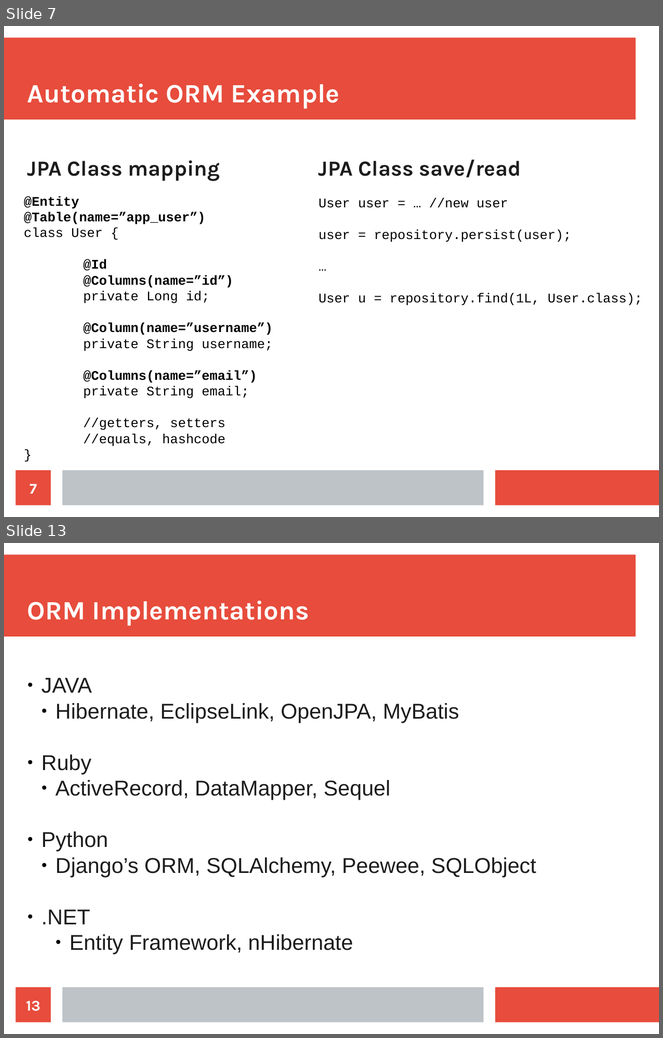
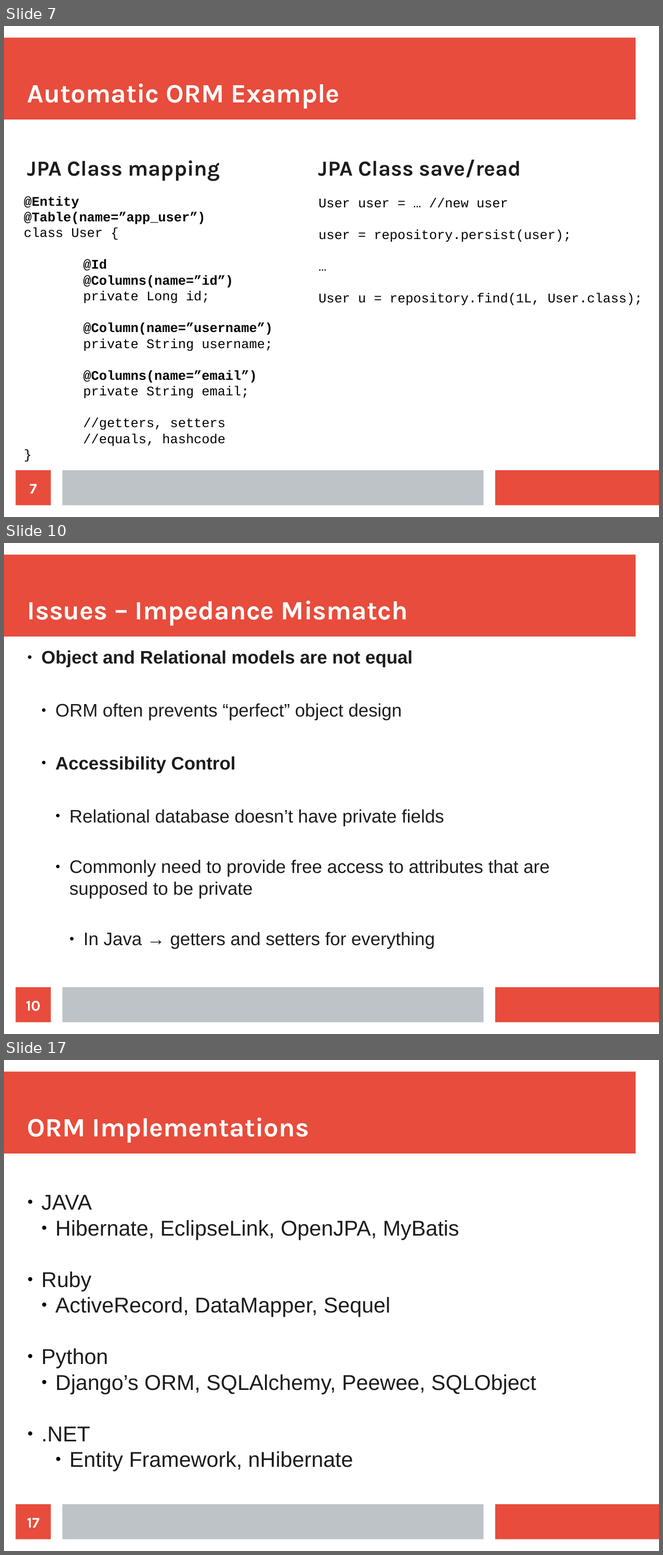
Before and after one commit to maxotta/pia-labs, a slide deck: lectures/persistence.odp. Shown one above the other, each under a label of ours: slides 7 and 13 before the commit, slides 7, 10 and 17 after it; the slides between them are not shown. The pictures are 663x1038 and 663x1555 pixels, drawn with LibreOffice and Linux fonts; fonts in the diff are those of the drawing. Boxes give left, top, right and bottom in pixels: in the first picture for what was removed or moved away, otherwise in the second. Text is boxed around its words. In the diff, an @@ line names an element or a change of style, - is before the commit and + after.

```diff
--- a/lectures/persistence.odp
+++ b/lectures/persistence.odp
@@ slide 10 added at <box>4,543,659,1034</box>, background #FFFFFF; not listed: 3 template elements that a slide beside it also shows @@
@@ title added at <box>27,601,408,626</box>, 32 pt, text #FFFFFF, bold @@
+Issues – Impedance Mismatch
@@ text added at <box>41,650,549,949</box>, 22 pt, text #1C1C1C @@
+● Object and Relational models are not equal
+  ● ORM often prevents “perfect” object design
+  ● Accessibility Control
+    ● Relational database doesn’t have private fields
+    ● Commonly need to provide free access to attributes that are supposed to be private
+      ● In Java → getters and setters for everything
@@ page number added at <box>16,988,51,1023</box>, fill #E74C3C, 18 pt, text #FFFFFF, bold @@
+10
@@ what was slide 13 is now slide 17 @@
@@ page number at <box>27,1518,39,1528</box>: text changed @@
-13
+17
```
Also in this commit, not shown: 3 slides changed, 15 other slides added, 2 slides removed.
